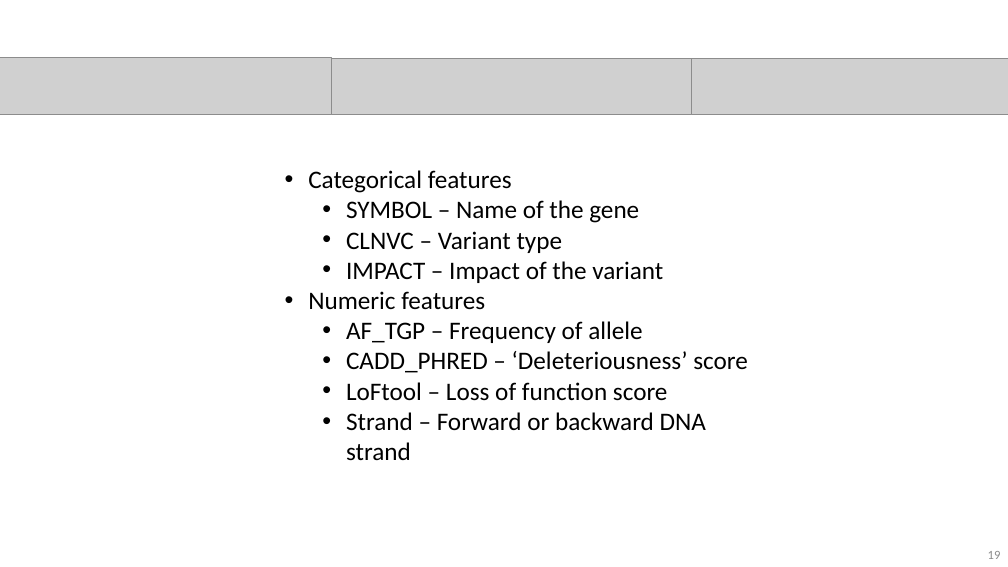
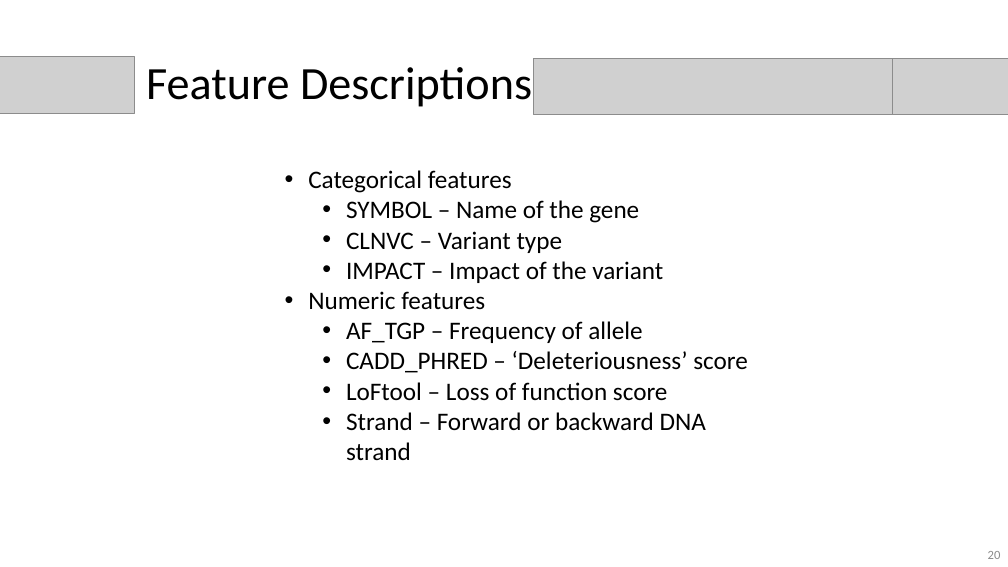
Before and after one commit to nkinnaird/GeneticVariantClassification, a slide deck: slide 20 of Presentation/GeneticVariantClassificationPres.pptx (slide 19 before the commit). Drawn at 1008x567 pixels with LibreOffice and Linux fonts; fonts in the diff are those of the drawing; grey boxes stand for pictures. Boxes give left, top, right and bottom in pixels: in the first picture for what was removed or moved away, otherwise in the second. Text is boxed around its words. In the diff, an @@ line names an element or a change of style, - is before the commit and + after.

```diff
--- a/Presentation/GeneticVariantClassificationPres.pptx
+++ b/Presentation/GeneticVariantClassificationPres.pptx
@@ picture: place and size @@
-picture at (0,58,332,115)
+picture at (0,56,134,113)
@@ picture: place and size @@
-picture at (692,58,1008,115)
+picture at (533,58,893,115)
@@ picture: place and size @@
-picture at (332,58,692,115)
+picture at (893,58,1008,115)
@@ title added at (146,67,532,107), 44 pt, text #000000 @@
+Feature Descriptions
@@ page number at (988,551,1001,559): text changed @@
-19
+20
```
Also in this commit, not shown: 8 other slides changed, 7 slides added, 6 slides removed, 1 other file.
